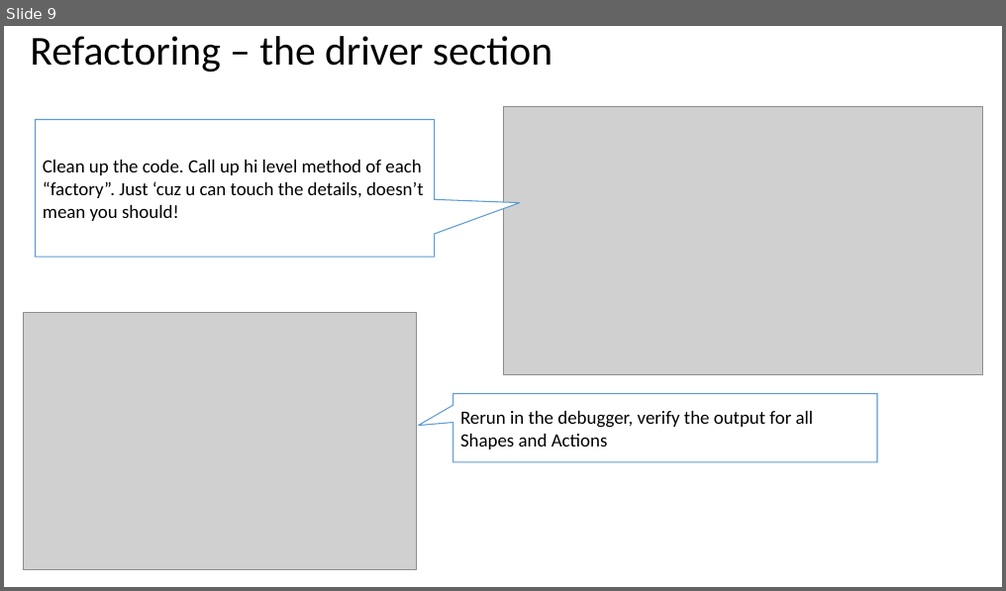
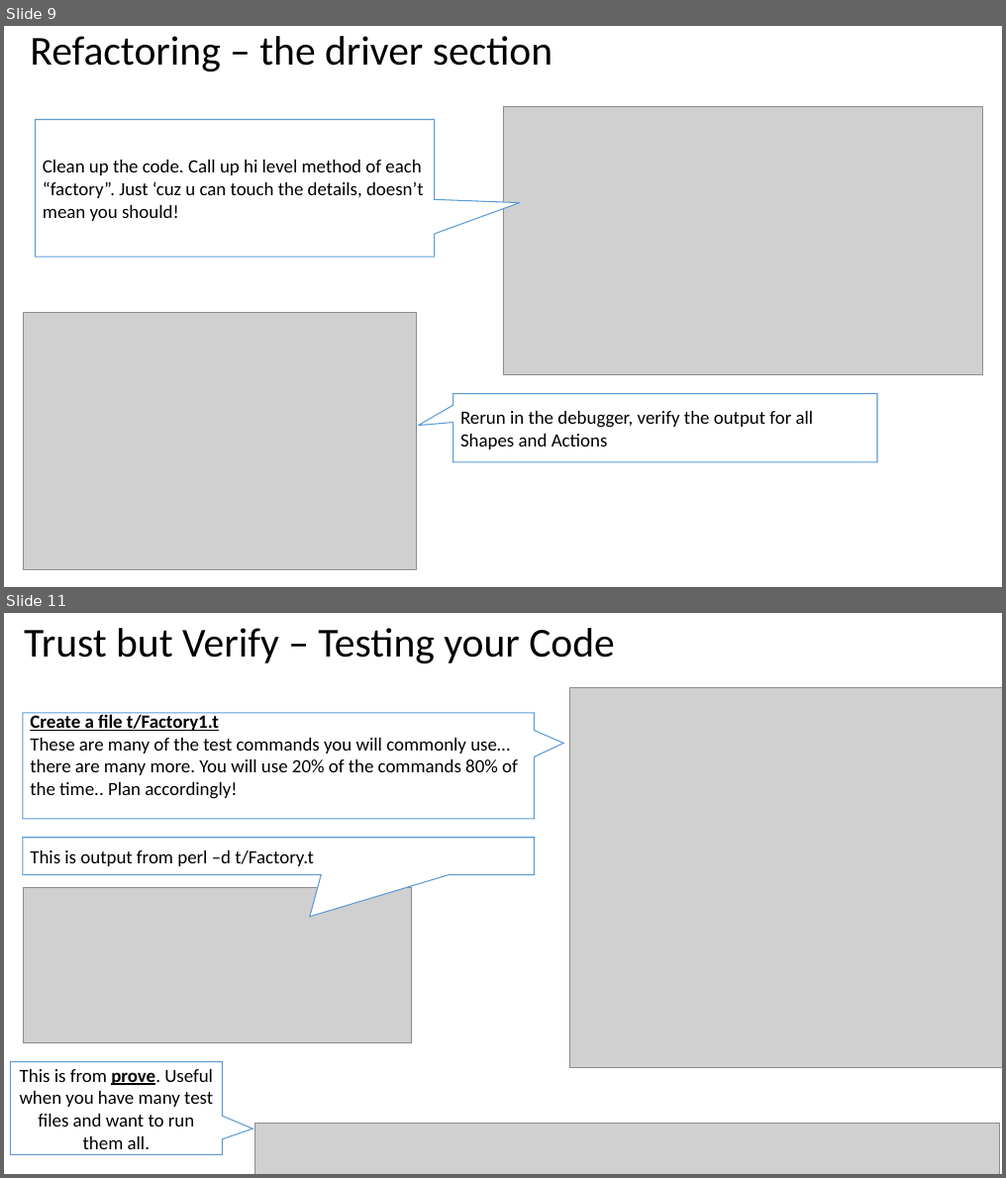
Before and after one commit to janman27929/OOP_perl, a slide deck: Factory/Factory.pptx. Shown one above the other, each under a label of ours: slide 9 before the commit, slides 9 and 11 after it; the slides between them are not shown. The pictures are 1006x591 and 1006x1178 pixels, drawn with LibreOffice and Linux fonts; fonts in the diff are those of the drawing; grey boxes stand for pictures. Boxes give left, top, right and bottom in pixels: in the first picture for what was removed or moved away, otherwise in the second. Text is boxed around its words. In the diff, an @@ line names an element or a change of style, - is before the commit and + after.

```diff
--- a/Factory/Factory.pptx
+++ b/Factory/Factory.pptx
@@ slide 11 added at bbox=[4, 613, 1002, 1174], background #FFFFFF @@
@@ title added at bbox=[24, 628, 615, 663], 39.6 pt, text #000000 @@
+Trust but Verify – Testing your Code
@@ picture added at bbox=[569, 688, 1002, 1068] @@
@@ speech box added at bbox=[23, 713, 534, 819], fill #FFFFFF, outline #5B9BD5 1 pt, 18 pt, text #000000 @@
+Create a file t/Factory1.t
+These are many of the test commands you will commonly use… there are many more. You will use 20% of the commands 80% of the time.. Plan accordingly!
@@ speech box added at bbox=[23, 838, 534, 875], fill #FFFFFF, outline #5B9BD5 1 pt, 18 pt, text #000000 @@
+This is output from perl –d t/Factory.t
@@ picture added at bbox=[23, 888, 412, 1044] @@
@@ speech box added at bbox=[10, 1062, 222, 1155], fill #FFFFFF, outline #5B9BD5 1 pt, 18 pt, text #000000 @@
+This is from prove. Useful when you have many test files and want to run them all.
@@ picture added at bbox=[254, 1123, 1000, 1174] @@
```
Also in this commit, not shown: 3 slides changed, 2 other slides added.
